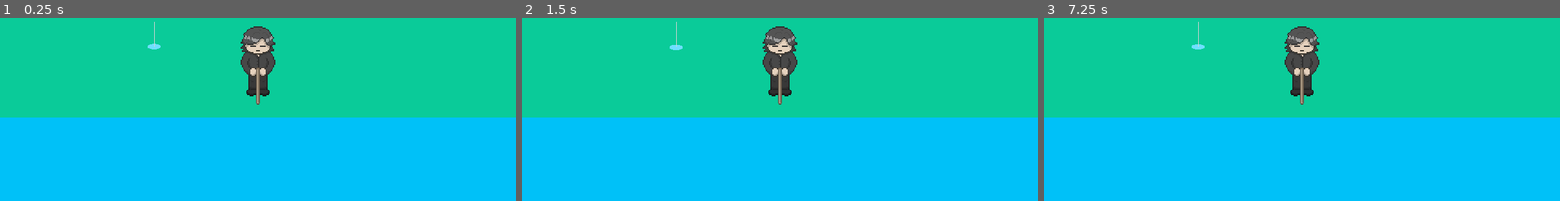
Above: before the commit, frames 1-3 (left to right).
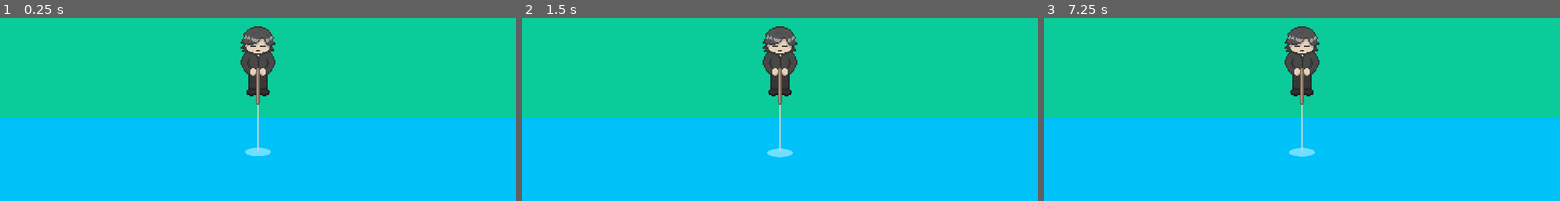
Above: after the commit, the same moments.

Repository: Anjellyrika/fishdew
Game: Godot game, scene res://src/main_scene.tscn
Two runs of this game, one before a commit and one after it. Both use one fixed random seed, a clock stepped at 60 frames per second and the inputs below.
Inputs (mouse positions are in pixels of both pictures, inside the frame that each line leads up to):
- Up to frame 1 (0.25 s): no input
- Up to frame 2 (1.5 s): tap Enter (ui_accept) at 0.5, 0.77, 1.25 s; move the mouse to (893, 41) at 0.52 s; hold Right (ui_right) from 0.53 s (still down); tap F at 0.6, 1.35 s; click (893, 41) at 0.67 s; move the mouse to (676, 71) at 1.27 s
- Up to frame 3 (7.25 s): tap Enter (ui_accept) at 1.52, 2, 2.75, 3.02, 3.5, 3.77, 4.25, 4.52, 6.02, 6.77 s; move the mouse to (outside the picture) at 2.02 s; release Right (ui_right) at 2.03 s; hold Left (ui_left) 2.03-2.78 s; tap F every 0.75 s from 2.1 to 6.6 s; move the mouse to (1276, 114) at 2.77 s; hold Right (ui_right) 2.78-4.28 s; click (1276, 114) at 2.92 s; move the mouse to (1456, 100) at 3.52 s; move the mouse to (outside the picture) at 4.27 s; hold Left (ui_left) 4.28-5.03 s; move the mouse to (1327, 56) at 5.02 s; hold Right (ui_right) 5.03-5.78 s; click (1327, 56) at 5.17 s; move the mouse to (outside the picture) at 5.77 s; hold Left (ui_left) from 5.78 s (still down); move the mouse to (1415, 41) at 6.52 s

The runs differ from the first frame. In frame 1, 0.3% of the frame differs, in the area x 28-53%, y 2-76%; in frame 2, 0.3%, in the area x 28-53%, y 2-77%; in frame 3, 0.3%.

Commit message:
refactor: adjust environment scaling

Diff:
--- a/project.godot
+++ b/project.godot
@@ -27,7 +27,6 @@
 window/size/window_width_override=1920
 window/size/window_height_override=1080
 window/stretch/mode="canvas_items"
-window/stretch/aspect="expand"
 
 [editor_plugins]
 
--- a/src/Global.gd
+++ b/src/Global.gd
@@ -2,3 +2,9 @@
 
 @onready var fish_caught: int = 0
 @onready var treasure_inventory: int = 0
+
+@onready var center_x: int = ProjectSettings.get_setting("display/window/size/viewport_width") / 2
+@onready var center_y: int = ProjectSettings.get_setting("display/window/size/viewport_height") / 2
+
+func _ready():
+	pass
--- a/src/actors/player.tscn
+++ b/src/actors/player.tscn
@@ -47,7 +47,7 @@
 size = Vector2(512, 1167)
 
 [node name="Player" type="CharacterBody2D"]
-position = Vector2(970, 580)
+position = Vector2(960, 580)
 scale = Vector2(0.5, 0.5)
 collision_layer = 2
 collision_mask = 2
--- a/src/main_scene.tscn
+++ b/src/main_scene.tscn
@@ -38,7 +38,7 @@
 grow_vertical = 2
 color = Color(0.0392157, 0.796078, 0.6, 1)
 
-[node name="River" type="ColorRect" parent="OverworldLayer"]
+[node name="Water" type="ColorRect" parent="OverworldLayer"]
 layout_mode = 1
 anchors_preset = 15
 anchor_right = 1.0
@@ -61,9 +61,9 @@
 script = ExtResource("3_355el")
 
 [node name="Line2D" type="Line2D" parent="ActorLayer/FishingLine"]
-position = Vector2(574, 410)
-points = PackedVector2Array(0, 1, 0, 94)
-width = 2.0
+position = Vector2(960, 712)
+points = PackedVector2Array(0, 1, 0, 184)
+width = 4.0
 default_color = Color(0.827451, 0.827451, 0.827451, 1)
 
 [node name="Player" parent="ActorLayer" instance=ExtResource("3_b78w1")]
--- a/src/shapes/ripple.gd
+++ b/src/shapes/ripple.gd
@@ -1,20 +1,22 @@
 extends Node2D
 
-var start_position = Vector2(286.5,253)
+var start_position: Vector2
+var target_position: Vector2
 var target_vector = Vector2(0,-3)
-var target_position = start_position + target_vector
 var moving = true
 var timer_interval = 1
 
 @onready var root = get_owner()
 
 func _ready():
+	start_position = Vector2(Global.center_x, Global.center_y + 360)
+	target_position = start_position + target_vector
 	position = start_position
 
 
 func _draw():
-	draw_set_transform(start_position, 0, Vector2(1.25,0.5))
-	draw_circle(Vector2.ZERO,20.0,Color("6DDFFF"))
+	draw_set_transform(Vector2.ZERO, 0, Vector2(1.5,0.5))
+	draw_circle(Vector2.ZERO,32.0,Color("6DDFFF"))
 
 
 func set_move_back():
